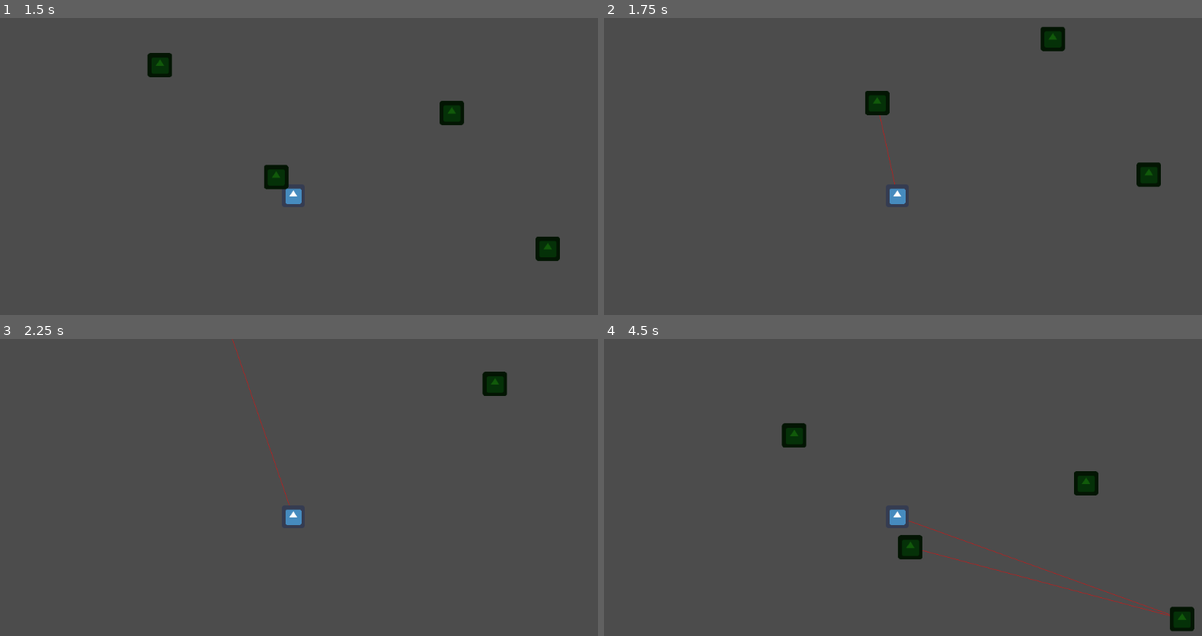
Above: before the commit, frames 1-4 (two rows, left to right).
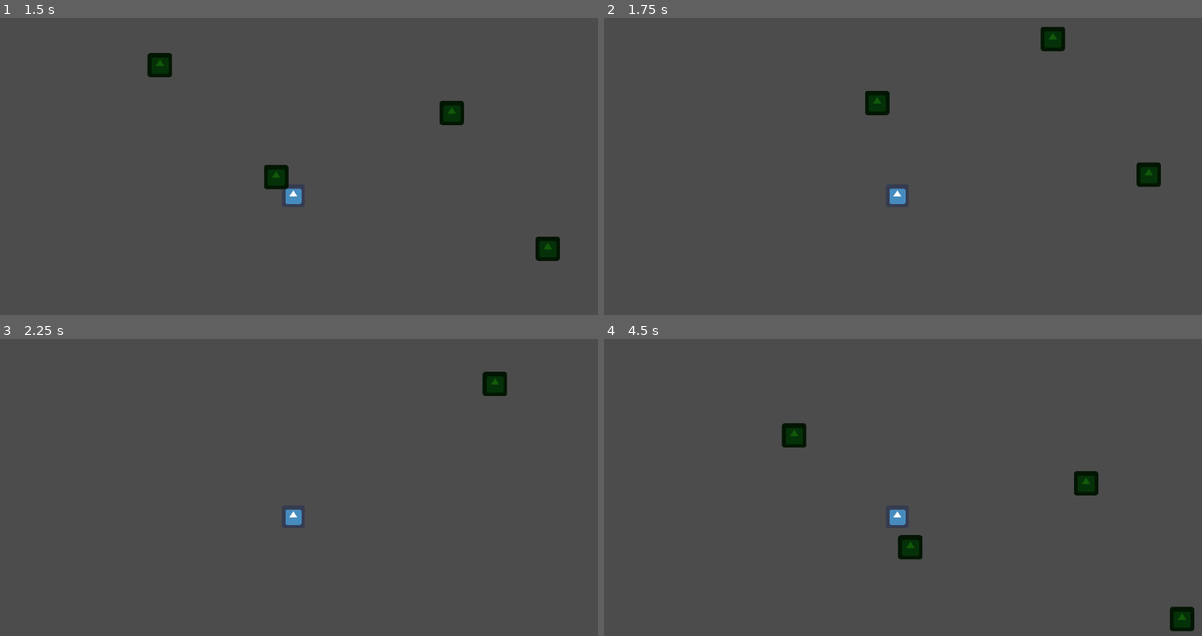
Above: after the commit, the same moments.

Repository: agusmao/connection
Game: Godot game, scene res://Levels/LevelTemplate.tscn
The game is run twice, just before and just after one commit, with the same random seed, the same clock (stepped at 60 frames per second) and the same inputs. The engine's default icon, where the game draws it, is replaced by a stand-in: a white triangle on a blue panel in a dark square.
Inputs:
- Up to frame 1 (1.5 s): tap Enter at 0.5 s; hold Right (ui_right) 0.53-1.28 s; hold Down (ui_down) from 1.28 s (still down)
- Up to frame 2 (1.75 s): keep holding Down (ui_down)
- Up to frame 3 (2.25 s): release Down (ui_down) at 2.03 s; hold Right (ui_right) from 2.03 s (still down)
- Up to frame 4 (4.5 s): release Right (ui_right) at 2.78 s; hold Up (ui_up) 2.78-3.53 s; hold Left (ui_left) from 3.53 s (still down)

Frame 1 is identical in both runs. In frame 2, less than 0.1% of the frame differs, in the area x 45-49%, y 32-57%; in frame 3, less than 0.1%; in frame 4, 0.3%, in the area x 50-95%, y 61-94%.

Commit message:
Creates three types of nodes

Diff:
--- /dev/null
+++ b/Globals/ConnectionTypes.gd
@@ -0,0 +1,5 @@
+enum ConnectionTypes {
+	SOURCE,
+	NORMAL,
+	GOAL
+}
--- a/Items/ConnectionNode.gd
+++ b/Items/ConnectionNode.gd
@@ -1,4 +1,8 @@
 extends Area2D
 
+const ConnectionTypes = preload("res://Globals/ConnectionTypes.gd").ConnectionTypes
+
+export (ConnectionTypes) var type = ConnectionTypes.NORMAL
+
 func _on_ConnectionNode_body_entered(body):
-	get_tree().call_group("GameController", "addConnection", self)
+	get_tree().call_group("GameController", "addConnection", self, type)
--- a/Levels/LevelTemplate.gd
+++ b/Levels/LevelTemplate.gd
@@ -1,4 +1,6 @@
 extends Node2D
+
+const ConnectionTypes = preload("res://Globals/ConnectionTypes.gd").ConnectionTypes
 
 const CONECTION_COLOR = "b92121"
 
@@ -10,7 +12,12 @@
 func _process(delta):
 	update()
 
-func addConnection(node):
+func addConnection(node, type):
+	# if there is no connection, will only create a conection if the node
+	# it is a source
+	if connected_nodes.size() == 0 and ConnectionTypes.SOURCE != type:
+		return
+
 	if not connected_nodes.has(node):
 		connected_nodes.append(node)
 
--- a/Levels/LevelTemplate.tscn
+++ b/Levels/LevelTemplate.tscn
@@ -13,6 +13,7 @@
 
 [node name="ConnectionNode" parent="Nodes" instance=ExtResource( 2 )]
 position = Vector2( 172.59, -137.104 )
+type = 0
 
 [node name="ConnectionNode2" parent="Nodes" instance=ExtResource( 2 )]
 position = Vector2( 367.762, 51.6158 )
@@ -22,3 +23,4 @@
 
 [node name="ConnectionNode4" parent="Nodes" instance=ExtResource( 2 )]
 position = Vector2( 824.239, 172.59 )
+type = 2
